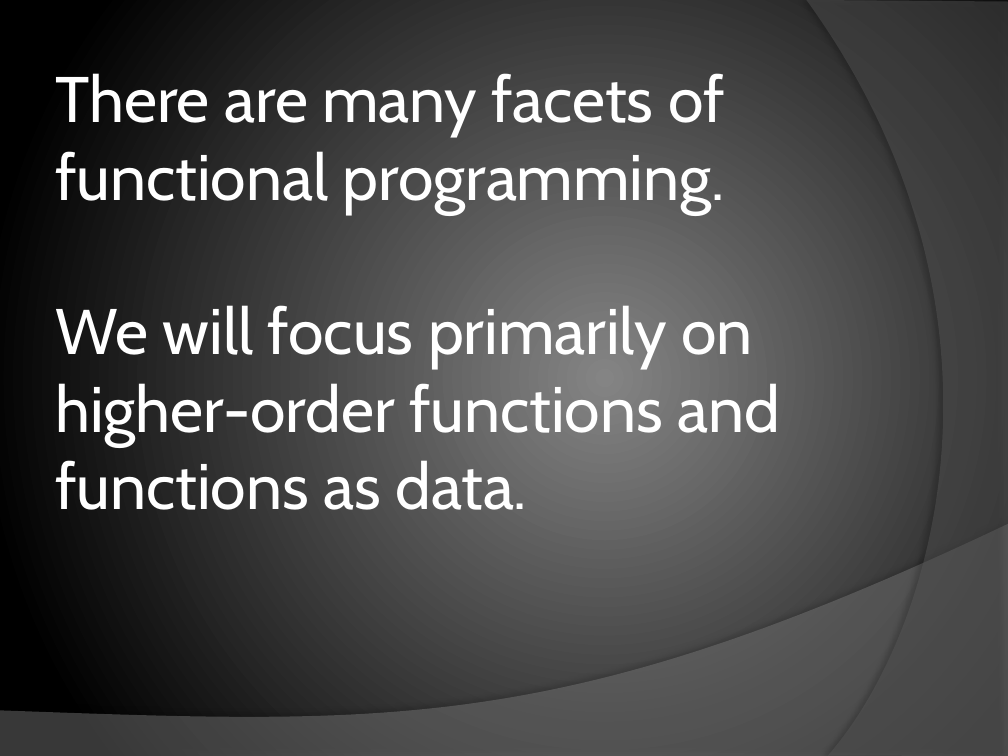
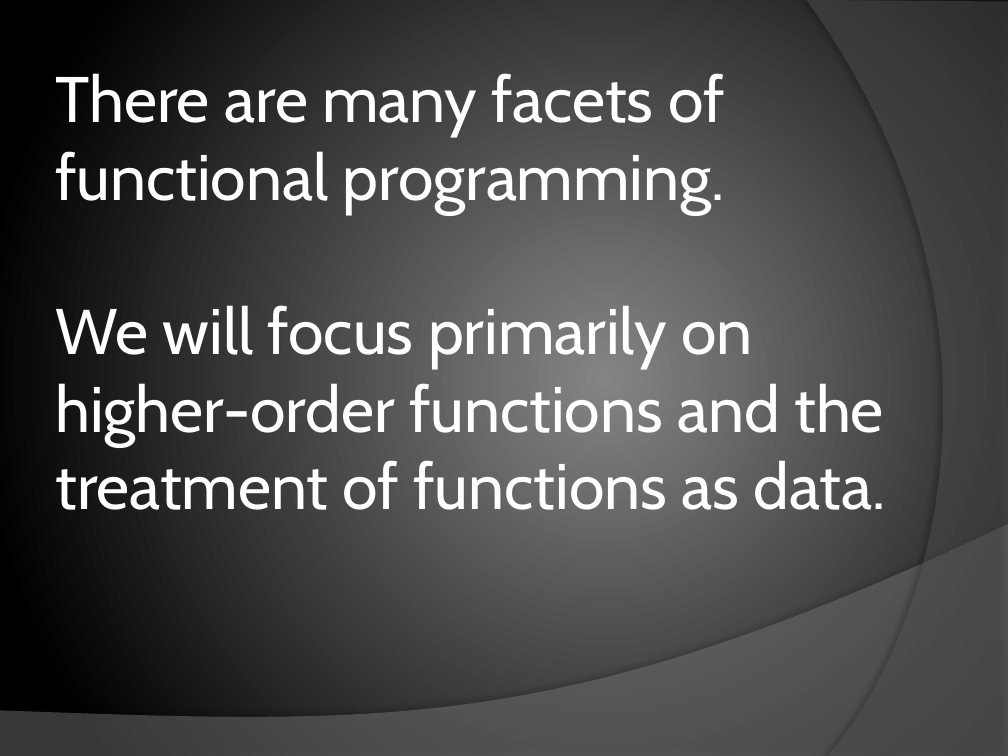
Before and after one commit to chrislewis/JaxFunc_0_ImperativelyFunctional, a slide deck: slide 9 of JaxFunc.pptx (slide 7 before the commit). Drawn at 1008x756 pixels with LibreOffice and Linux fonts; fonts in the diff are those of the drawing. Boxes give left, top, right and bottom in pixels: in the first picture for what was removed or moved away, otherwise in the second. Text is boxed around its words. In the diff, an @@ line names an element or a change of style, - is before the commit and + after.

```diff
--- a/JaxFunc.pptx
+++ b/JaxFunc.pptx
@@ title at box(55, 73, 885, 510): text changed @@
-There are many facets of functional programming.
-We will focus primarily on
-higher-order functions and functions as data.
+There are many facets of functional programming.
+We will focus primarily on
+higher-order functions and the
+treatment of functions as data.
```
Also in this commit, not shown: 7 other slides changed, 4 slides added.
